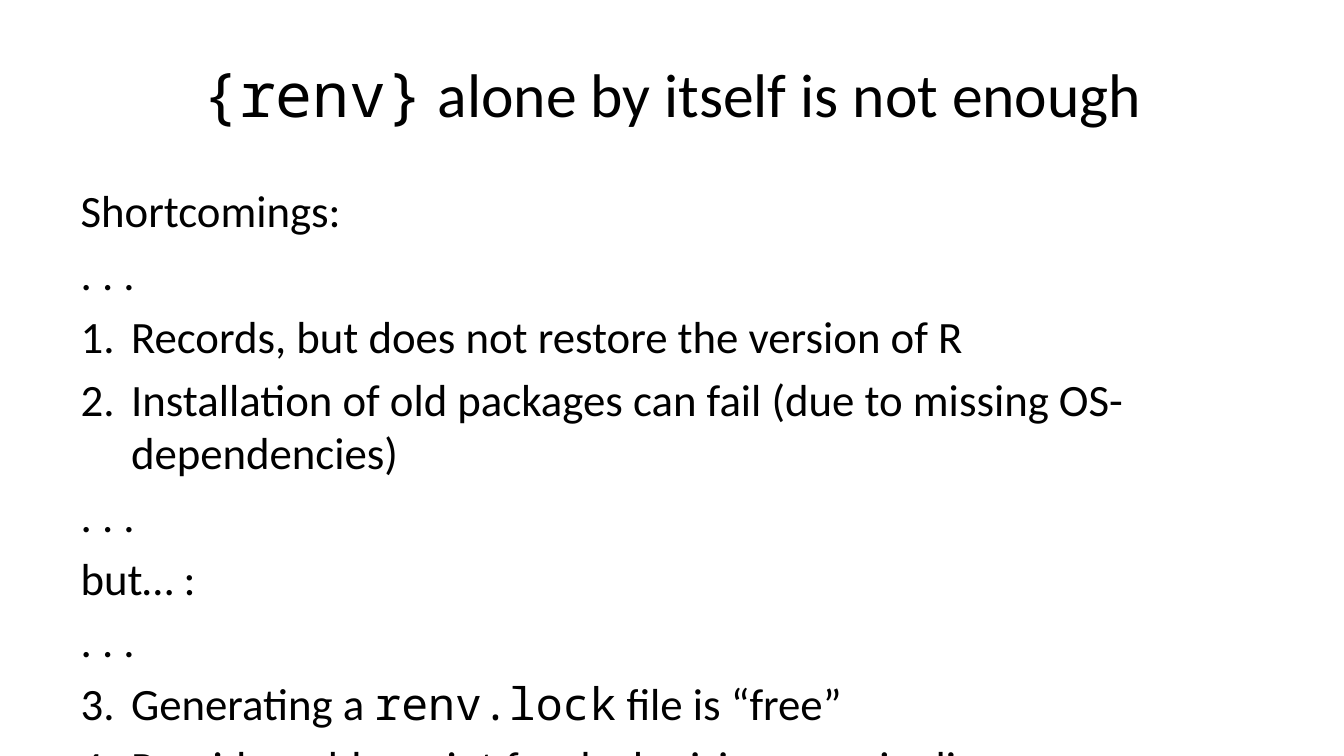
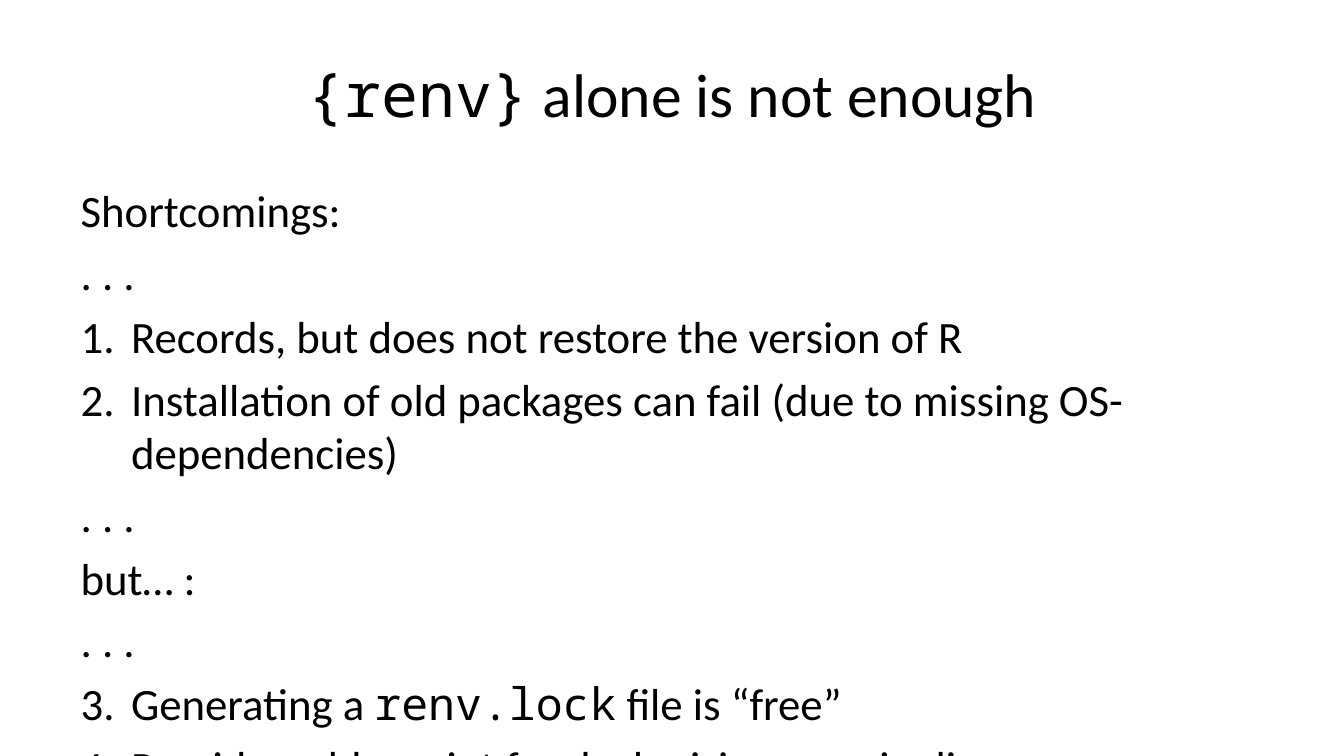
Before and after one commit to b-rodrigues/repro_basf, a slide deck: slide 12 of docs/index.pptx. Drawn at 1344x756 pixels with LibreOffice and Linux fonts; fonts in the diff are those of the drawing. Boxes give left, top, right and bottom in pixels: in the first picture for what was removed or moved away, otherwise in the second. Text is boxed around its words. In the diff, an @@ line names an element or a change of style, - is before the commit and + after.

```diff
--- a/docs/index.pptx
+++ b/docs/index.pptx
@@ title at (307, 73, 1036, 128): text changed @@
-{renv} alone by itself is not enough
+{renv} alone is not enough
```
Also in this commit, not shown: 13 other slides changed, 12 other files.
